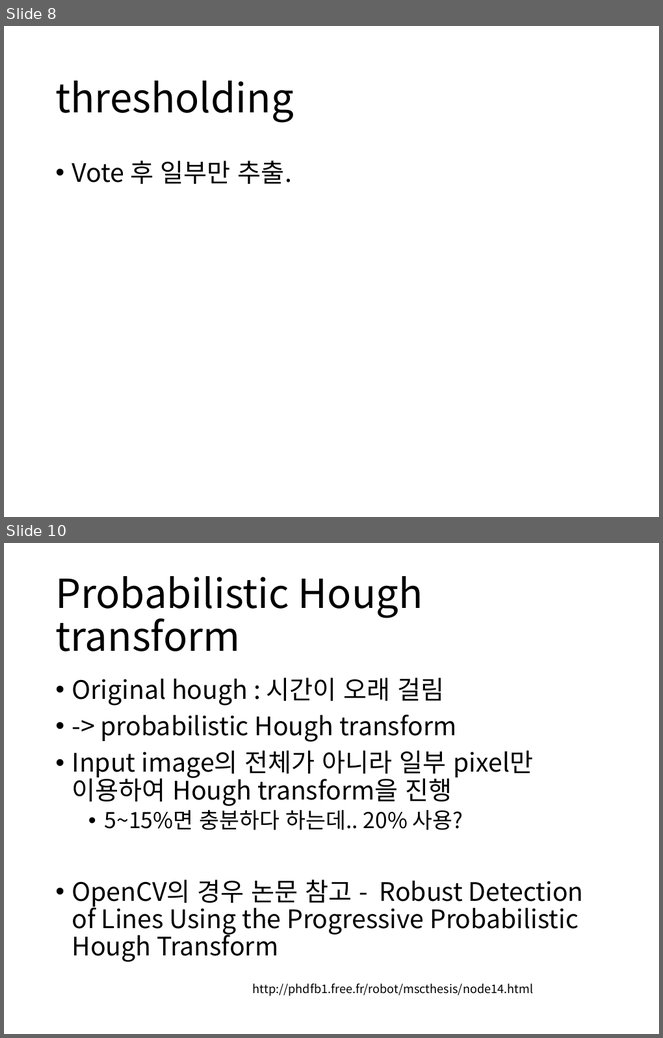
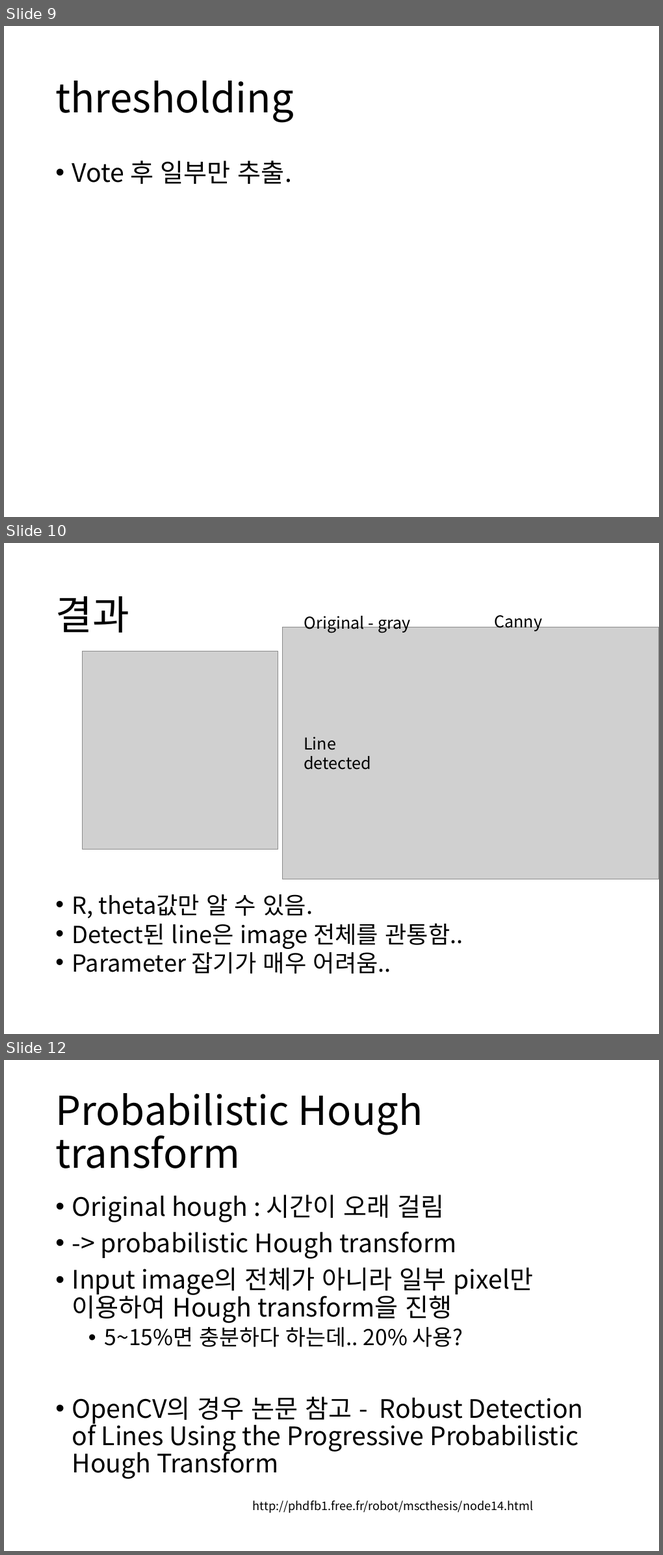
Before and after one commit to boy1089/MyProject, a slide deck: hough transform/hough transform ver1.pptx. Shown one above the other, each under a label of ours: slides 8 and 10 before the commit, slides 9, 10 and 12 after it; the slides between them are not shown. The pictures are 663x1038 and 663x1555 pixels, drawn with LibreOffice and Linux fonts; fonts in the diff are those of the drawing; grey boxes stand for pictures. Boxes give left, top, right and bottom in pixels: in the first picture for what was removed or moved away, otherwise in the second. Text is boxed around its words. In the diff, an @@ line names an element or a change of style, - is before the commit and + after.

```diff
--- a/hough transform/hough transform ver1.pptx
+++ b/hough transform/hough transform ver1.pptx
@@ slide 10 added at (x1=4, y1=543, x2=659, y2=1034), background #FFFFFF @@
@@ title added at (x1=55, y1=596, x2=129, y2=633), 44 pt, text #000000 @@
+결과
@@ text added at (x1=304, y1=616, x2=411, y2=633), 18 pt, text #000000 @@
+Original - gray
@@ text added at (x1=494, y1=615, x2=542, y2=631), 18 pt, text #000000 @@
+Canny
@@ picture added at (x1=282, y1=627, x2=659, y2=879) @@
@@ picture added at (x1=82, y1=652, x2=278, y2=850) @@
@@ text added at (x1=304, y1=737, x2=371, y2=770), 18 pt, text #000000 @@
+Line detected
@@ text added at (x1=72, y1=895, x2=463, y2=974), 25.9 pt, text #000000 @@
+• R, theta값만 알 수 있음.
+• Detect된 line은 image 전체를 관통함..
+• Parameter 잡기가 매우 어려움..
@@ what was slide 8 is now slide 9 @@
@@ what was slide 10 is now slide 12 @@
```
Also in this commit, not shown: 3 slides changed, 3 other slides added, 4 other files.
